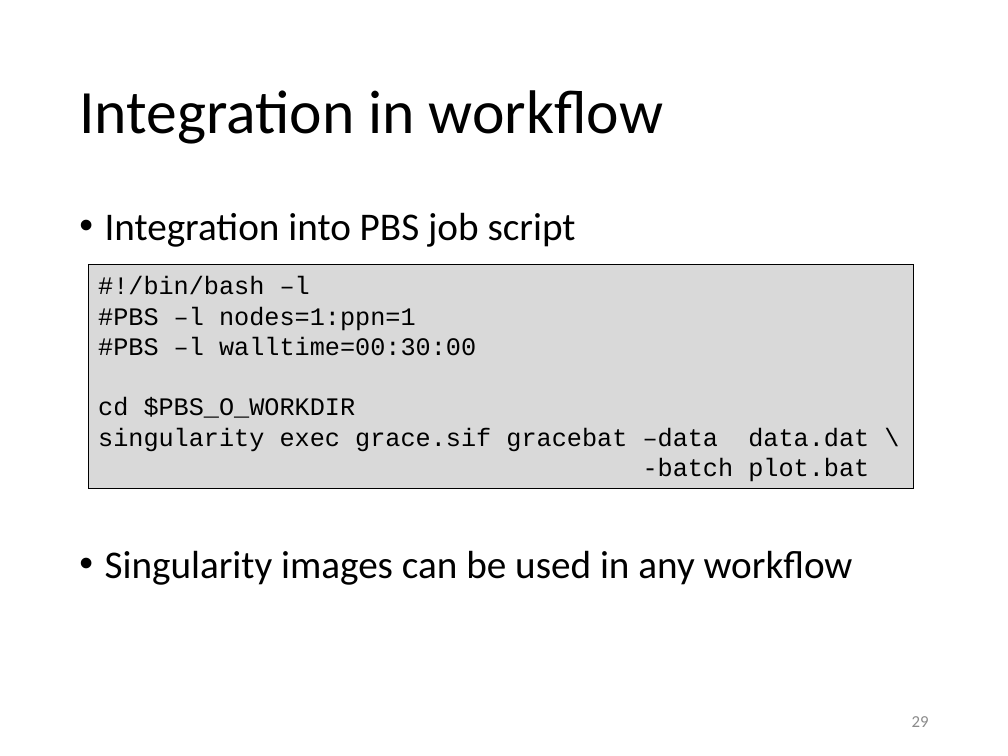
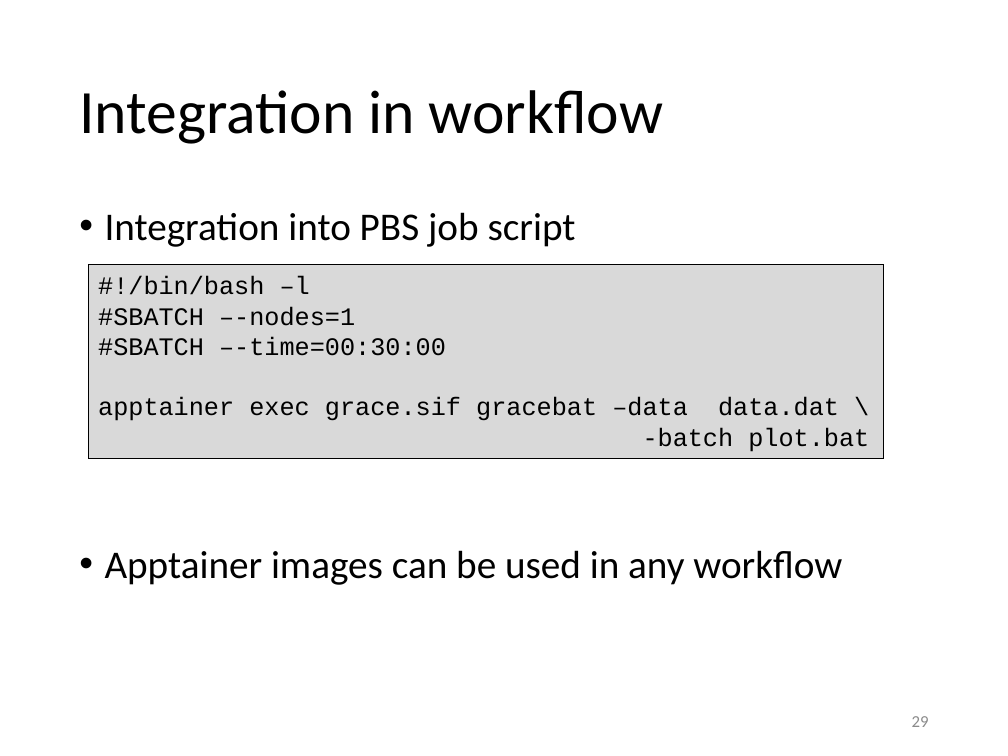
Before and after one commit to gjbex/Containers-for-HPC, a slide deck: slide 29 of containers_for_hpc.pptx. Drawn at 1008x756 pixels with LibreOffice and Linux fonts; fonts in the diff are those of the drawing. Boxes give left, top, right and bottom in pixels: in the first picture for what was removed or moved away, otherwise in the second. Text is boxed around its words. In the diff, an @@ line names an element or a change of style, - is before the commit and + after.

Commit message:
Update for apptainer, slurm

```diff
--- a/containers_for_hpc.pptx
+++ b/containers_for_hpc.pptx
@@ rectangle "#!/bin/bash –l" resized from (x1=89, y1=265, x2=914, y2=489) to (x1=89, y1=265, x2=884, y2=459) @@
@@ text in rectangle at (x1=98, y1=306, x2=869, y2=452): text changed @@
-#PBS –l nodes=1:ppn=1
-#PBS –l walltime=00:30:00
-cd $PBS_O_WORKDIR
-singularity exec grace.sif gracebat –data data.dat \
--batch plot.bat
+#SBATCH –-nodes=1
+#SBATCH –-time=00:30:00
+apptainer exec grace.sif gracebat –data data.dat \
+-batch plot.bat
@@ text at (x1=105, y1=550, x2=842, y2=585): text changed @@
-• Singularity images can be used in any workflow
+• Apptainer images can be used in any workflow
```
Also in this commit, not shown: 21 other slides changed.
